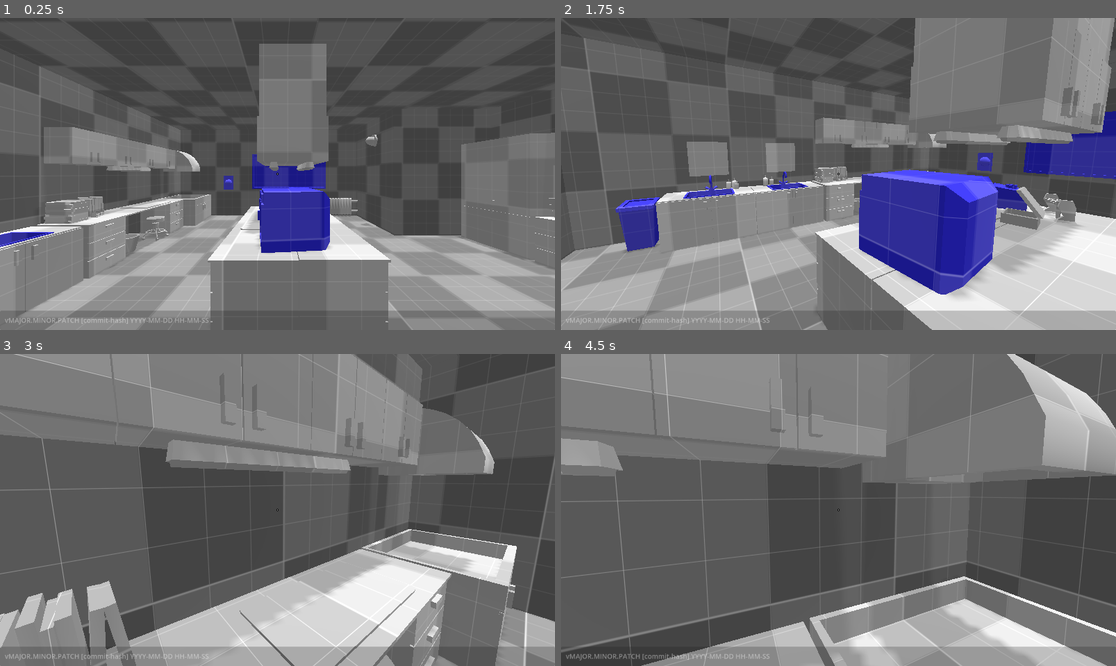
Above: before the commit, frames 1-4 (two rows, left to right).
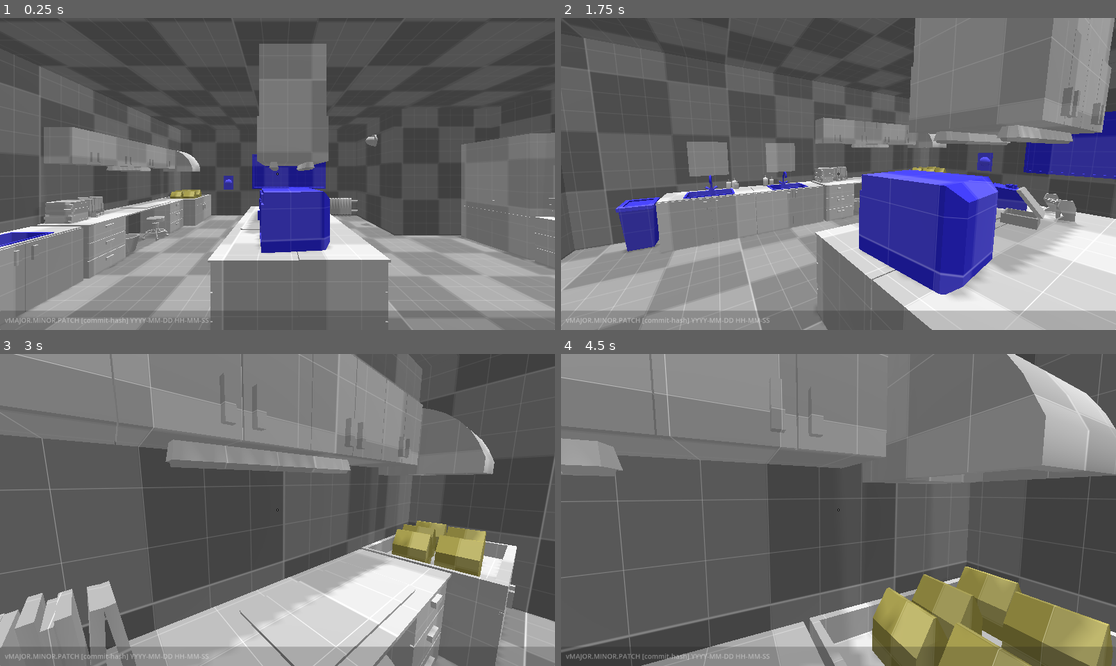
Above: after the commit, the same moments.

Repository: Scrawach/true-crime-raid
Game: Godot game, scene res://main.tscn
The game is run twice, just before and just after one commit, with the same random seed, the same clock (stepped at 60 frames per second) and the same inputs. The engine's default icon, where the game draws it, is replaced by a stand-in: a white triangle on a blue panel in a dark square.
Inputs (mouse positions are in pixels of both pictures, inside the frame that each line leads up to):
- Up to frame 1 (0.25 s): no input
- Up to frame 2 (1.75 s): tap Enter at 0.5 s; move the mouse to (960, 158) at 0.52 s; hold D (move_right) 0.53-1.28 s; hold E (interact) 0.53-1.28 s; click (960, 158) at 0.67 s; move the mouse to (810, 174) at 1.27 s; hold W (move_forward) from 1.28 s (still down); tap E (interact) at 1.35 s
- Up to frame 3 (3 s): keep holding W (move_forward); move the mouse to (288, 503) at 2.02 s; hold E (interact) 2.03-2.78 s; move the mouse to (271, 516) at 2.77 s; tap E (interact) at 2.85 s
- Up to frame 4 (4.5 s): keep holding W (move_forward); move the mouse to (877, 513) at 3.52 s; hold E (interact) 3.53-4.28 s; tap Space at 4.25 s; move the mouse to (794, 506) at 4.27 s; tap E (interact) at 4.35 s

The runs differ from the first frame. In frame 1, 0.1% of the frame differs, in the area x 30-37%, y 55-58%; in frame 2, less than 0.1%; in frame 3, 2.1%; in frame 4, 10%, in the area x 15-100%, y 1-100%.

Commit message:
feat: add simple packets - base items, that player can handle

Diff:
--- /dev/null
+++ b/src/items/base_item.gd
@@ -0,0 +1,2 @@
+class_name BaseItem
+extends RigidBody3D
--- /dev/null
+++ b/src/items/base_item.tscn
@@ -0,0 +1,39 @@
+[gd_scene format=3 uid="uid://3274lr6yan17"]
+
+[ext_resource type="Script" uid="uid://d2c1vsvgotnka" path="res://items/base_item.gd" id="1_2fo1j"]
+[ext_resource type="PackedScene" uid="uid://dnhkt7fnjsjh0" path="res://prototyping/assets/simple_packet.glb" id="1_m53hc"]
+[ext_resource type="Script" uid="uid://dlm1uspq25qm7" path="res://interaction/interaction_area_3d.gd" id="2_yksll"]
+[ext_resource type="Script" uid="uid://bk7ahkuijm3d4" path="res://items/interactions/pick_up_interaction.gd" id="3_c43hp"]
+
+[sub_resource type="ConvexPolygonShape3D" id="ConvexPolygonShape3D_kem4b"]
+points = PackedVector3Array(0.0117436275, 0.2873516, 0.17909846, -0.011766836, 0.2873516, 0.17909846, 0.11855026, -0.10293019, 0.17906341, 0.11855026, 0.11555274, 0.17906341, 0.0117436275, 0.2873516, -0.17909846, -0.011766836, 0.2873516, -0.17909846, -0.11855028, 0.11555274, 0.17906341, -0.11855028, -0.10293019, 0.17906341, 0.11855026, -0.10293019, -0.17909846, 0.11855026, 0.11555274, -0.17909846, -0.11855028, 0.11555274, -0.17909846, -0.11855028, -0.10293019, -0.17909846)
+
+[sub_resource type="SphereShape3D" id="SphereShape3D_c43hp"]
+radius = 0.26145676
+
+[node name="Base Item" type="RigidBody3D" unique_id=679873917]
+collision_layer = 8
+collision_mask = 9
+script = ExtResource("1_2fo1j")
+
+[node name="simple_packet" parent="." unique_id=1452893256 instance=ExtResource("1_m53hc")]
+
+[node name="CollisionShape3D" type="CollisionShape3D" parent="." unique_id=1659647824]
+shape = SubResource("ConvexPolygonShape3D_kem4b")
+
+[node name="InteractionArea3D" type="Area3D" parent="." unique_id=786297931]
+collision_layer = 2
+collision_mask = 0
+script = ExtResource("2_yksll")
+metadata/_custom_type_script = "uid://dlm1uspq25qm7"
+
+[node name="CollisionShape3D" type="CollisionShape3D" parent="InteractionArea3D" unique_id=2136988761]
+shape = SubResource("SphereShape3D_c43hp")
+
+[node name="PickUpInteraction" type="Node" parent="." unique_id=1626426014 node_paths=PackedStringArray("body", "interaction_area_3d")]
+script = ExtResource("3_c43hp")
+body = NodePath("..")
+interaction_area_3d = NodePath("../InteractionArea3D")
+metadata/_custom_type_script = "uid://bk7ahkuijm3d4"
+
+[editable path="simple_packet"]
--- /dev/null
+++ b/src/items/interactions/pick_up_interaction.gd
@@ -0,0 +1,12 @@
+class_name PickUpInteraction
+extends Node
+
+@export var body: RigidBody3D
+@export var interaction_area_3d: InteractionArea3D
+
+func _ready() -> void:
+	interaction_area_3d.interacted.connect(_on_interacted)
+
+func _on_interacted(player: PlayerBody3D) -> void:
+	body.freeze = true
+	player.hand.pickup(body)
--- a/src/player/player_body_3d.gd
+++ b/src/player/player_body_3d.gd
@@ -4,6 +4,8 @@
 @export var head: Node3D
 @export var movement_speed: float = 5.0
 @export var main_camera: Camera3D
+
+@export var hand: PlayerHand
 @export var input: PlayerInput
 @export var player_hud: PlayerHUD
 
--- a/src/player/player_body_3d.tscn
+++ b/src/player/player_body_3d.tscn
@@ -5,14 +5,17 @@
 [ext_resource type="Script" uid="uid://cc1eqfabvs5pq" path="res://player/mouse_capture.gd" id="3_rjoga"]
 [ext_resource type="PackedScene" uid="uid://yer5qkd6lp65" path="res://player/player_hud.tscn" id="4_cnqhg"]
 [ext_resource type="Script" uid="uid://blhol6udoquwp" path="res://player/player_interactor.gd" id="5_qh2r7"]
+[ext_resource type="Script" uid="uid://b1nf2orlq6dqd" path="res://player/player_hand.gd" id="6_pyi6a"]
 
 [sub_resource type="CapsuleShape3D" id="CapsuleShape3D_f64p4"]
 radius = 0.3
 
-[node name="Player Body3D" type="CharacterBody3D" unique_id=283082645 node_paths=PackedStringArray("head", "main_camera", "input", "player_hud")]
+[node name="Player Body3D" type="CharacterBody3D" unique_id=283082645 node_paths=PackedStringArray("head", "main_camera", "hand", "input", "player_hud")]
+collision_layer = 4
 script = ExtResource("1_ied1u")
 head = NodePath("Head")
 main_camera = NodePath("Head/Camera3D")
+hand = NodePath("PlayerHand")
 input = NodePath("PlayerInput")
 player_hud = NodePath("Player HUD")
 
@@ -34,10 +37,15 @@
 collide_with_areas = true
 collide_with_bodies = false
 
-[node name="PlayerInput" type="Node" parent="." unique_id=559735247 node_paths=PackedStringArray("body", "interactor", "mouse_capture")]
+[node name="Hand Point" type="Marker3D" parent="Head/Camera3D" unique_id=2028372810]
+unique_name_in_owner = true
+transform = Transform3D(0.72657466, 0, 0.6870875, 0, 1, 0, -0.6870875, 0, 0.72657466, 0.499, -0.422, -0.557)
+
+[node name="PlayerInput" type="Node" parent="." unique_id=559735247 node_paths=PackedStringArray("body", "interactor", "hand", "mouse_capture")]
 script = ExtResource("2_ryni8")
 body = NodePath("..")
 interactor = NodePath("../PlayerInteractor")
+hand = NodePath("../PlayerHand")
 mouse_capture = NodePath("MouseCapture")
 metadata/_custom_type_script = "uid://bh8qx82tccq08"
 
@@ -52,3 +60,10 @@
 player_hud = NodePath("../Player HUD")
 raycast_3d = NodePath("../Head/Camera3D/Camera RayCast3D")
 metadata/_custom_type_script = "uid://blhol6udoquwp"
+
+[node name="PlayerHand" type="Node" parent="." unique_id=1620962346 node_paths=PackedStringArray("body", "hud", "hand_point")]
+script = ExtResource("6_pyi6a")
+body = NodePath("..")
+hud = NodePath("../Player HUD")
+hand_point = NodePath("../Head/Camera3D/Hand Point")
+metadata/_custom_type_script = "uid://b1nf2orlq6dqd"
--- /dev/null
+++ b/src/player/player_hand.gd
@@ -0,0 +1,28 @@
+class_name PlayerHand
+extends Node
+
+@export var body: Node3D
+@export var hud: PlayerHUD
+@export var hand_point: Node3D
+
+var item: BaseItem
+
+func has_item() -> bool:
+	return item != null
+
+func pickup(object: BaseItem) -> void:
+	item = object
+	object.reparent(hand_point)
+	object.global_position = hand_point.global_position
+	object.rotation = hand_point.rotation
+	hud.show_item_handle_tooltip()
+
+func drop() -> void:
+	hud.hide_item_handle_tooltip()
+	item.reparent(body.get_parent())
+	item.freeze = false
+	item.apply_force(get_drop_force())
+	item = null
+
+func get_drop_force() -> Vector3:
+	return body.basis * Vector3(randf_range(-.5, .5), randf_range(1.5, 2.0), -1) * 150
--- a/src/player/player_hud.gd
+++ b/src/player/player_hud.gd
@@ -3,6 +3,7 @@
 
 @onready var interact_label: Label = %"Interact Label"
 @onready var center_container: CenterContainer = %CenterContainer
+@onready var item_handle_tooltip: PanelContainer = %"Item Handle Tooltip"
 
 func show_interact_tooltip() -> void:
 	interact_label.show()
@@ -15,3 +16,9 @@
 
 func hide_aim_pointer() -> void:
 	center_container.hide()
+
+func show_item_handle_tooltip() -> void:
+	item_handle_tooltip.show()
+
+func hide_item_handle_tooltip() -> void:
+	item_handle_tooltip.hide()
--- a/src/player/player_hud.tscn
+++ b/src/player/player_hud.tscn
@@ -16,6 +16,8 @@
 corner_radius_bottom_right = 20
 corner_radius_bottom_left = 20
 shadow_size = 1
+
+[sub_resource type="StyleBoxEmpty" id="StyleBoxEmpty_r44wa"]
 
 [node name="Player HUD" type="CanvasLayer" unique_id=1872789362]
 script = ExtResource("1_r44wa")
@@ -75,3 +77,22 @@
 grow_vertical = 2
 theme_override_constants/outline_size = 2
 text = "PRESS E FOR INTERACT"
+
+[node name="Item Handle Tooltip" type="PanelContainer" parent="." unique_id=334198679]
+unique_name_in_owner = true
+visible = false
+anchors_preset = 12
+anchor_top = 1.0
+anchor_right = 1.0
+anchor_bottom = 1.0
+offset_top = -73.0
+offset_bottom = -50.0
+grow_horizontal = 2
+grow_vertical = 0
+mouse_filter = 2
+theme_override_styles/panel = SubResource("StyleBoxEmpty_r44wa")
+
+[node name="Label" type="Label" parent="Item Handle Tooltip" unique_id=699579115]
+layout_mode = 2
+text = "[E] - DROP"
+horizontal_alignment = 1
--- a/src/player/player_input.gd
+++ b/src/player/player_input.gd
@@ -3,6 +3,8 @@
 
 @export var body: PlayerBody3D
 @export var interactor: PlayerInteractor
+@export var hand: PlayerHand
+
 @export var mouse_capture: MouseCapture
 @export var sensitivity: float = 0.2
 @export var is_enabled: bool = true
@@ -27,7 +29,10 @@
 
 func _process_input(event: InputEvent) -> void:
 	if event.is_action_pressed("interact"):
-		interactor.try_interact()
+		if hand.has_item():
+			hand.drop()
+		else:
+			interactor.try_interact()
 
 	if event is InputEventMouseMotion:
 		body.head_rotate(-event.relative * sensitivity)
--- a/src/project.godot
+++ b/src/project.godot
@@ -61,6 +61,8 @@
 
 3d_physics/layer_1="Default"
 3d_physics/layer_2="Interactive"
+3d_physics/layer_3="Player"
+3d_physics/layer_4="Items"
 
 [physics]
 
--- /dev/null
+++ b/src/prototyping/materials/M_prototype_items.tres
@@ -0,0 +1,28 @@
+[gd_resource type="ShaderMaterial" format=3 uid="uid://cs251n56i5iuo"]
+
+[ext_resource type="Shader" uid="uid://dbfn7oq3tqx0w" path="res://prototyping/materials/prototype_grid.gdshader" id="1_lnnpq"]
+
+[resource]
+render_priority = 0
+shader = ExtResource("1_lnnpq")
+shader_parameter/world_uv = false
+shader_parameter/object_uv = false
+shader_parameter/object_uv_scale = Vector2(1, 1)
+shader_parameter/preset_color = 0
+shader_parameter/base_color = Color(0.33, 0.31317002, 0.16170001, 1)
+shader_parameter/emmision_color = Color(0, 0, 0, 1)
+shader_parameter/metalic = 0.25
+shader_parameter/roughness = 1.0
+shader_parameter/grid_scale = 1.0
+shader_parameter/grid_width = 0.006000000285
+shader_parameter/grid_color = Color(0.8, 0.8, 0.8, 0.3137255)
+shader_parameter/inside_scale = 5.0
+shader_parameter/inside_width = 0.0050000002375
+shader_parameter/inside_color = Color(0.8, 0.8, 0.8, 0.47058824)
+shader_parameter/checkered = true
+shader_parameter/sub_checkered_grid = true
+shader_parameter/checkered_color = Color(0.8, 0.8, 0.8, 1)
+shader_parameter/checkered_blend_color = 0.1
+shader_parameter/use_inside_uv = false
+shader_parameter/use_albedo_color = false
+shader_parameter/albedo_alpha = 0.5
--- a/src/prototyping/prototype_level.tscn
+++ b/src/prototyping/prototype_level.tscn
@@ -1,6 +1,7 @@
 [gd_scene format=3 uid="uid://d25j0f0jg6nc6"]
 
 [ext_resource type="PackedScene" uid="uid://cx7rsciexusnm" path="res://player/player_body_3d.tscn" id="2_dsgtm"]
+[ext_resource type="PackedScene" uid="uid://3274lr6yan17" path="res://items/base_item.tscn" id="3_uojjs"]
 [ext_resource type="PackedScene" uid="uid://d1kcea5mswfvx" path="res://prototyping/assets/lab.glb" id="4_huww6"]
 [ext_resource type="PackedScene" uid="uid://btnady6llxq52" path="res://computer/computer.tscn" id="5_kem4b"]
 
@@ -30,24 +31,25 @@
 
 [node name="Environment" type="Node3D" parent="." unique_id=560163200]
 
-[node name="lab" parent="Environment" unique_id=1432851920 instance=ExtResource("4_huww6")]
-
-[node name="@StaticBody3D@79114" parent="Environment/lab" index="76" unique_id=224194007]
-input_ray_pickable = false
-
-[node name="Cube_074" parent="Environment/lab" index="77" unique_id=605958798]
-input_ray_pickable = false
-
-[node name="Cube_076" parent="Environment/lab" index="78" unique_id=1884576232]
-input_ray_pickable = false
-
-[node name="Cube_077" parent="Environment/lab" index="79" unique_id=1245242179]
-input_ray_pickable = false
+[node name="lab" parent="Environment" unique_id=525876825 instance=ExtResource("4_huww6")]
 
 [node name="Computer" parent="Environment" unique_id=799874042 instance=ExtResource("5_kem4b")]
 transform = Transform3D(-0.98464674, 0, -0.17455915, 0, 1, 0, 0.17455915, 0, -0.98464674, -2.062811, 0.882022, 5.09808)
 
+[node name="Base Item" parent="Environment" unique_id=679873917 instance=ExtResource("3_uojjs")]
+transform = Transform3D(1, 0, 0, 0, 1, 0, 0, 0, 1, 2.7012475, 0.98622966, -3.9889586)
+
+[node name="Base Item2" parent="Environment" unique_id=239028847 instance=ExtResource("3_uojjs")]
+transform = Transform3D(1, 0, 0, 0, 1, 0, 0, 0, 1, 3.0917232, 0.98622966, -4.0478697)
+
+[node name="Base Item3" parent="Environment" unique_id=444518717 instance=ExtResource("3_uojjs")]
+transform = Transform3D(1, 0, 0, 0, 1, 0, 0, 0, 1, 3.3893085, 0.98622966, -3.606906)
+
+[node name="Base Item4" parent="Environment" unique_id=881573061 instance=ExtResource("3_uojjs")]
+transform = Transform3D(1, 0, 0, 0, 1, 0, 0, 0, 1, 2.7641954, 0.98622966, -3.5611749)
+
+[node name="Base Item5" parent="Environment" unique_id=796853558 instance=ExtResource("3_uojjs")]
+transform = Transform3D(1, 0, 0, 0, 1, 0, 0, 0, 1, 3.5449483, 0.98622966, -4.0223637)
+
 [node name="Player Body3D" parent="." unique_id=283082645 instance=ExtResource("2_dsgtm")]
 transform = Transform3D(-4.371139e-08, 0, -1, 0, 1, 0, 1, 0, -4.371139e-08, -4.4007225, 0, -0.47458267)
-
-[editable path="Environment/lab"]
Not shown, added: src/items/base_item.gd.uid
Not shown, added: src/items/interactions/pick_up_interaction.gd.uid
Not shown, added: src/player/player_hand.gd.uid
Binary file changed: src/prototyping/assets/lab.glb
Binary file added: src/prototyping/assets/simple_packet.glb
Not shown, added: src/prototyping/assets/simple_packet.glb.import
